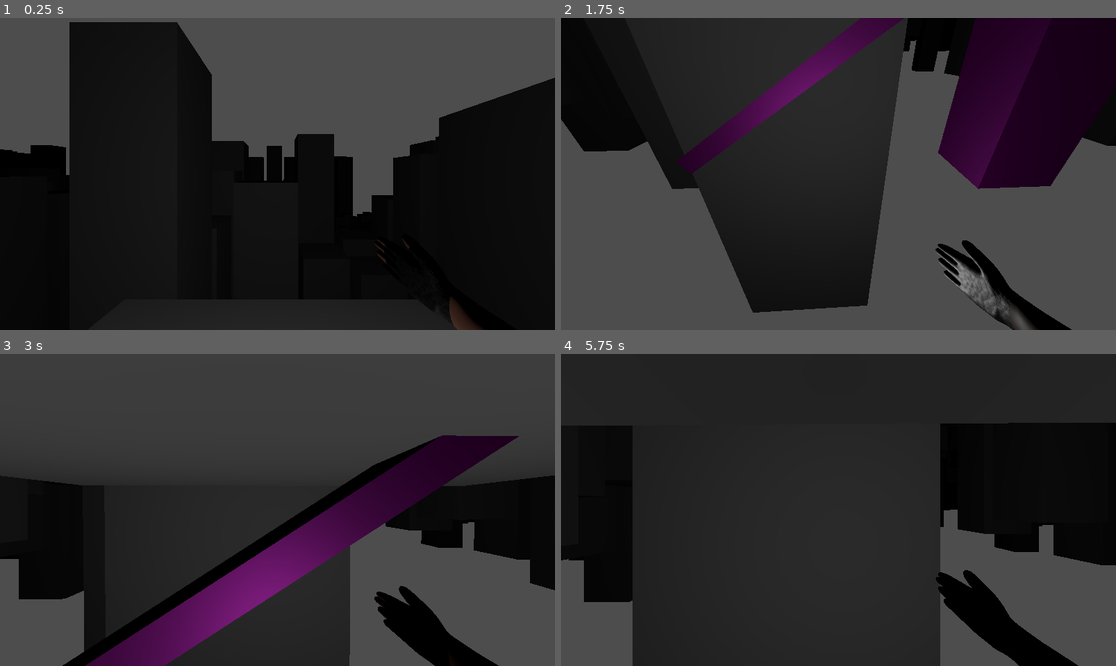
Above: before the commit, frames 1-4 (two rows, left to right).
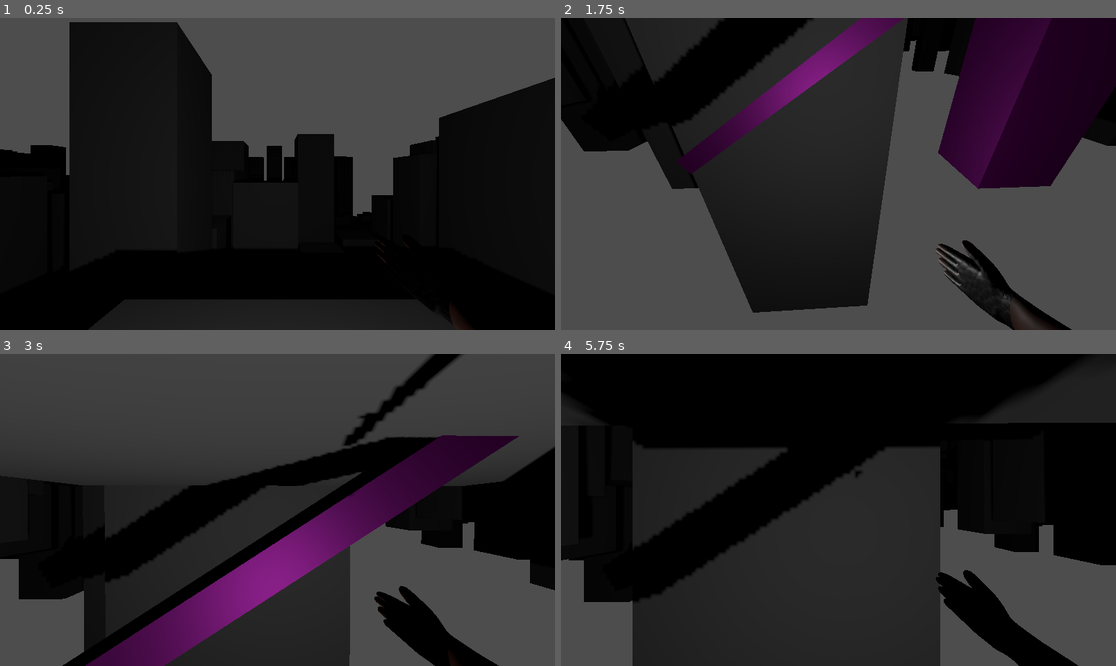
Above: after the commit, the same moments.

Repository: big-man-brendan/Vertigo
Game: Godot game, scene res://Scenes/test_bench.tscn
Two runs of this game, one before a commit and one after it. Both use one fixed random seed, a clock stepped at 60 frames per second and the inputs below.
Inputs (mouse positions are in pixels of both pictures, inside the frame that each line leads up to):
- Up to frame 1 (0.25 s): no input
- Up to frame 2 (1.75 s): tap Enter (ui_accept) at 0.5, 0.77, 1.52 s; move the mouse to (866, 174) at 0.52 s; hold Shift (Shift) 0.53-1.28 s; hold W (Forward) from 0.53 s (still down); move the mouse to (810, 174) at 1.27 s; tap Alt at 1.35 s
- Up to frame 3 (3 s): keep holding W (Forward); move the mouse to (288, 503) at 2.02 s; hold Shift (Shift) 2.03-2.78 s; move the mouse to (271, 516) at 2.77 s; tap Alt at 2.85 s
- Up to frame 4 (5.75 s): keep holding W (Forward); tap Enter (ui_accept) at 3.02, 3.77, 4.52 s; move the mouse to (877, 513) at 3.52 s; hold Shift (Shift) 3.53-4.28 s; move the mouse to (794, 506) at 4.27 s; tap Alt at 4.35 s; move the mouse to (844, 510) at 5.02 s; hold Shift (Shift) from 5.03 s (still down)

The runs differ from the first frame. In frame 1, 0.3% of the frame differs, in the area x 67-87%, y 71-100%; in frame 2, 6.5%; in frame 3, 8.6%; in frame 4, 30%, in the area x 0-96%, y 0-80%.

Commit message:
test from windows pc

Diff:
--- a/Scenes/test_bench.tscn
+++ b/Scenes/test_bench.tscn
@@ -67,7 +67,9 @@
 transform = Transform3D(1, 0, 0, 0, 1, 0, 0, 0, 1, -0.17419338, 9.186811, 0.6863282)
 
 [node name="OmniLight3D" type="OmniLight3D" parent="." unique_id=1976415226]
-transform = Transform3D(1, 0, 0, 0, 1, 0, 0, 0, 1, 0, 7, 0)
+transform = Transform3D(1, 0, 0, 0, 1, 0, 0, 0, 1, 0, 4.83311, 0)
+light_volumetric_fog_energy = 0.0
+shadow_enabled = true
 omni_range = 4096.0
 
 [node name="city" parent="." unique_id=518293921 instance=ExtResource("3_6qfi0")]
